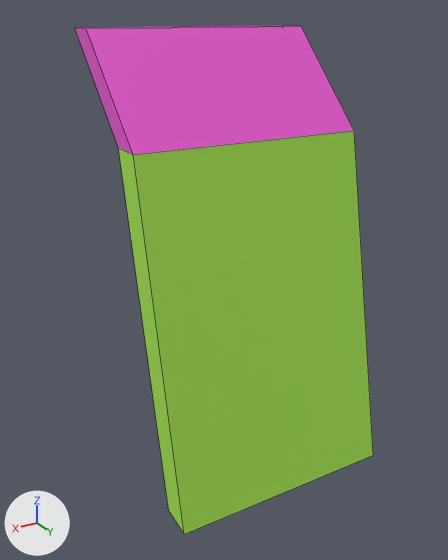
What one commit did to the FBX model Assets/Art/Hoang/mesh/flower3.fbx.
One viewpoint serves both versions: a 50 mm lens placed at (-0.228, 0.382, 0.339), pointed at (-0.451, 0.009, 0.153). The axes (+X, +Y, +Z) are drawn at lower left. The lights are the same throughout. The picture after the commit comes second. Mesh edges are drawn as thin lines. Where no turn or scale is listed for an object, it has been applied to the vertices.

The older version as bpy lines, for what is in view:
```python
me_cube_009 = bpy.data.meshes.new('Cube.009')
me_cube_009.from_pydata(...)  # 12 vertices, 10 faces; spans x -0.004..0.173, y -0.159..0.0, z 0.0..0.326
# faces by material slot: [5, 5]
me_cube_009.materials.append(mat_green_7)  # green #a7e750
me_cube_009.materials.append(mat_purple_2)  # pink #e757cf
# before: 0 (0.173, -0.031, 0.0) at pixel (168, 510), 1 (0.171, -0.087, 0.256) at pixel (118, 147), 2 (0.173, -0.005, 0.0) at pixel (184, 534), 3 (0.172, -0.061, 0.256) at pixel (133, 154), 4 (-0.001, -0.026, 0.0)
# before: 5 (-0.002, -0.082, 0.256), 6 (0.0, 0.0, 0.0) at pixel (373, 455), 7 (-0.002, -0.056, 0.256) at pixel (354, 130), 8 (0.169, -0.159, 0.326) at pixel (74, 27), 9 (0.17, -0.133, 0.326) at pixel (86, 28)
# before: 10 (-0.004, -0.128, 0.326) at pixel (301, 26), 11 (-0.004, -0.154, 0.326) at pixel (282, 25)
ob_flower_002 = bpy.data.objects.new('flower.002', me_cube_009)
ob_flower_002.location = (-0.5474, 0.089, 0.0037)
```
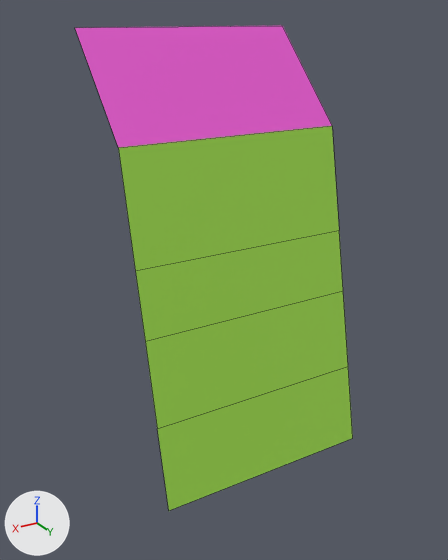
Where the newer file only moved an object's origin or applied its transform, the numbers keep the older frame.

Diff of the bpy script that builds the scene:
```diff
--- a/Assets/Art/Hoang/mesh/flower3.fbx.py
+++ b/Assets/Art/Hoang/mesh/flower3.fbx.py
@@ me_cube_009 @@
 # used by ob_flower_002; location = (-0.5474, 0.089, 0.0037)
 # verts and faces of me_cube_009; kept vertices keep their numbers, new ones are numbered from 12
-me_cube_009.from_pydata(...)  # 12 vertices, 10 faces; spans x -0.004..0.173, y -0.159..0.0, z 0.0..0.326
+me_cube_009.from_pydata(...)  # 12 vertices, 5 faces; spans x -0.004..0.173, y -0.159..-0.026, z 0.0..0.326
+# me_cube_009 part 1
+delete_vertices([3, 7, 9, 10])  # with the faces that use them
+delete_faces([(0, 1, 5, 4), (0, 4, 6, 2)])
+verts[2] = (0.172, -0.045, 0.064)  # moved, pixel (157, 428)
+verts[6] = (-0.001, -0.04, 0.064)  # moved, pixel (348, 366)
+verts[12] = (0.171, -0.07, 0.177)  # pixel (135, 270)
+verts[13] = (0.172, -0.059, 0.128)  # pixel (145, 341)
+verts[14] = (-0.002, -0.054, 0.128)  # pixel (343, 290)
+verts[15] = (-0.002, -0.065, 0.177)  # pixel (339, 230)
+faces += [(1, 5, 15, 12), (0, 2, 6, 4), (2, 13, 14, 6), (12, 15, 14, 13)]  # mat_green_7 (green #a7e750)
 me_cube_009.materials.append(mat_green_7)
```

Location of each change, [x1, y1, x2, y2] in pixels of the pictures (448 x 560 px):
'flower.002', reshaped (7% narrower)
    before: [75, 26, 373, 534]
    after: [75, 26, 353, 511]
part 1 of me_cube_009, cut back
    before: [75, 26, 373, 534]
    after: [119, 126, 348, 429]
